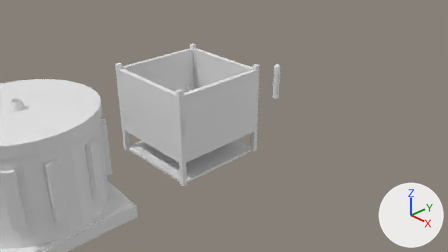
Two versions of the Blender file untitled.blend, one commit apart.
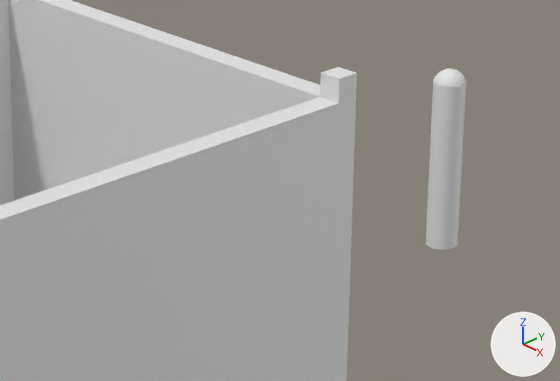
There are two pictures of each version: one from the file's camera 'Camera', one close up on the part from 43% to 67% of the width and 20% to 49% of the height. The axes (+X, +Y, +Z) are drawn at lower right. The lights are the same throughout.
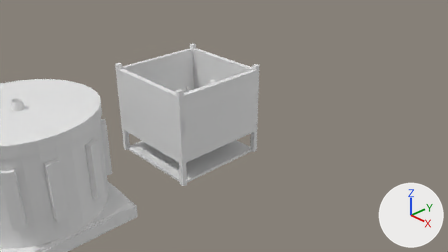
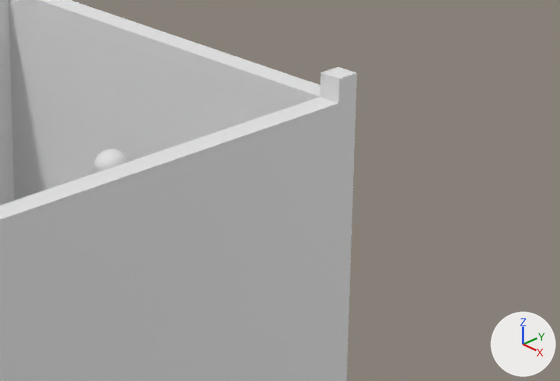
Edits to the scene script, one JSON object a line:
```json
{"op": "set", "path": "ob_sphere.location", "old": "(0.3, 2.0, 1.4)", "new": "(0.0, -1.2, 1.4)"}
{"op": "add", "block": "ob_sphere_001", "code": ["ob_sphere_001 = bpy.data.objects.new('Sphere.001', me_sphere.copy())  # the mesh of ob_sphere", "ob_sphere_001.location = (0.0, 0.2, 1.4)", "ob_sphere_001.rotation_euler = (3.142, 0.0, 0.0)  # degrees (180, 0, 0)", "ob_sphere_001.scale = (0.0765, 0.0765, 0.0766)"]}
```

Where the change shows, as pixel boxes [x1, y1, x2, y2] in the close-ups (560 x 381 px):
```json
{"object": "Sphere", "change": "moved", "before": [426, 68, 466, 250], "on screen": "not visible afterwards"}
{"object": "Sphere.001", "change": "added", "after": [94, 149, 129, 173]}
```
